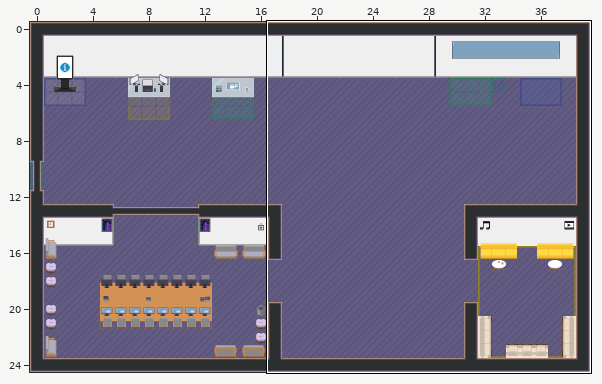
Two versions of a level (Tiled map (JSON), map.tmj). The first picture is a wide view before the edit; the outline marks the close-up.
Close-up. Before the commit:
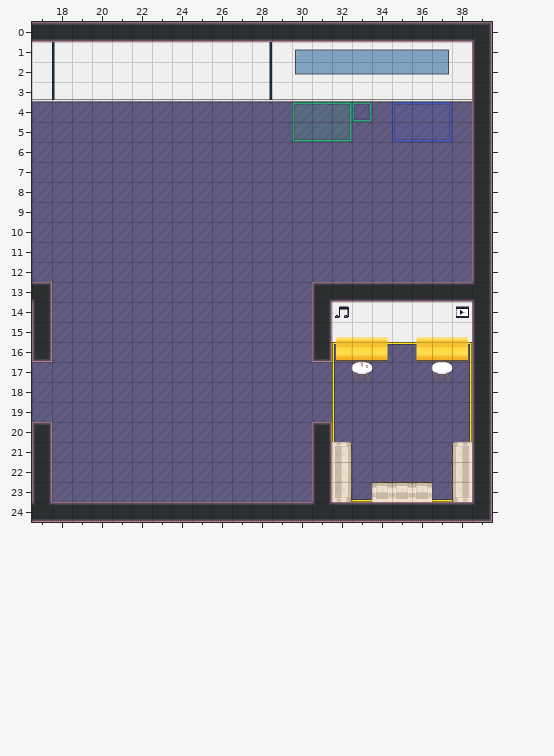
Cells are 32x32 px. Shown: x 17..39, y 0..24. The commit also changed other parts of the map, which this record leaves out.
The same view after the edit:
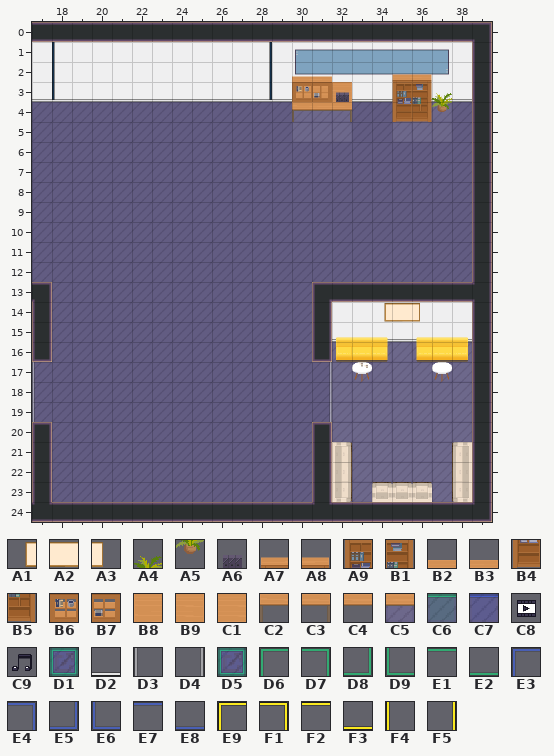
Key: from "WA_Decoration": A1 49, A2 50, A3 51, A4 58, A5 70; from "WA_Miscellaneous": A6 66; from "WA_Other_Furniture": A7 0, A8 1, A9 12, B1 13, B2 19, B3 20, B4 24, B5 25, B6 31, B7 32; from "WA_Tables": B8 10, B9 11, C1 13, C2 20, C3 21, C4 23; from "WA_User_Interface": C5 1, C6 2, C7 3, C8 15, C9 16, D1 34, D2 140, D3 154, D4 155, D5 173, D6 174, D7 175, D8 176, D9 177, E1 178, E2 179, E3 200, E4 201, E5 202, E6 203, E7 204, E8 205, E9 213, F1 214, F2 217, F3 218, F4 219, F5 220.
__ is an empty cell, .. an unchanged one.
Tiles of an added or newly shown layer are drawn over the layers below it.
See-through tiles are keyed as they look on the map.
The edit:
--- layer "floor/floor3"
@@ x 30..37 @@
- 4 C6 C6 C6 D1 .. C7 C7 C7
- 5 C6 C6 C6 .. .. C7 C7 C7
+ 4 C5 C5 C5 __ .. C5 C5 C5
+ 5 C5 C5 C5 .. .. C5 C5 C5
@@ x 32..38 @@
-16 __ .. __ __ __ .. __
-17 __ .. .. .. .. .. __
-18 __ .. .. .. .. .. __
-19 __ .. .. .. .. .. __
-20 __ .. .. .. .. .. __
+16 C5 .. C5 C5 C5 .. C5
+17 C5 .. .. .. .. .. C5
+18 C5 .. .. .. .. .. C5
+19 C5 .. .. .. .. .. C5
+20 C5 .. .. .. .. .. C5
@@ x 33..37 @@
-23 __ .. .. .. __
+23 C5 .. .. .. C5
--- layer "floor/floor_border"
@@ x 30..37 @@
- 4 D6 E1 D7 D5 .. E3 E7 E4
- 5 D9 E2 D8 .. .. E6 E8 E5
+ 4 __ __ __ __ .. __ __ __
+ 5 __ __ __ .. .. __ __ __
@@ x 17..38 @@
-16 .. .. .. .. .. .. .. .. .. .. .. .. .. .. .. E9 .. F2 F2 F2 .. F1
-17 __ .. .. .. .. .. .. .. .. .. .. .. .. .. .. F4 .. .. .. .. .. F5
-18 __ .. .. .. .. .. .. .. .. .. .. .. .. .. .. F4 .. .. .. .. .. F5
-19 __ .. .. .. .. .. .. .. .. .. .. .. .. .. .. F4 .. .. .. .. .. F5
-20 .. .. .. .. .. .. .. .. .. .. .. .. .. .. .. F4 .. .. .. .. .. F5
+16 .. .. .. .. .. .. .. .. .. .. .. .. .. .. .. __ .. __ __ __ .. __
+17 D3 .. .. .. .. .. .. .. .. .. .. .. .. .. .. __ .. .. .. .. .. __
+18 D3 .. .. .. .. .. .. .. .. .. .. .. .. .. .. __ .. .. .. .. .. __
+19 D3 .. .. .. .. .. .. .. .. .. .. .. .. .. .. __ .. .. .. .. .. __
+20 .. .. .. .. .. .. .. .. .. .. .. .. .. .. .. __ .. .. .. .. .. __
@@ x 33..37 @@
-23 F3 .. .. .. F3
+23 __ .. .. .. __
--- layer "walls/base_wall_border_bottom"
@@ x 32..38 @@
-15 __ .. __ __ __ .. __
+15 D2 .. D2 D2 D2 .. D2
@@ x 31..31 @@
-17 __
-18 __
-19 __
+17 D4
+18 D4
+19 D4
--- layer "walls/walls2"
@@ x 32..38 @@
-14 C9 .. __ __ __ .. C8
+14 __ .. A1 A2 A3 .. __
--- layer "furnitures/deskToBrowseUserInformations/" (added)
@@ x 30..37 @@
- 2 .. .. .. .. .. __ __ ..
- 3 __ __ __ .. .. __ __ __
- 4 __ __ __ .. .. __ __ __
+ 2 .. .. .. .. .. A7 A8 ..
+ 3 B8 C1 B9 .. .. A9 B1 A4
+ 4 C2 C4 C3 .. .. B4 B5 A5
--- layer "furnitures/deskToBrowseUserInformations/" (added)
@@ x 30..32 @@
- 2 __ __ ..
- 3 __ __ __
+ 2 B2 B3 ..
+ 3 B6 B7 A6
